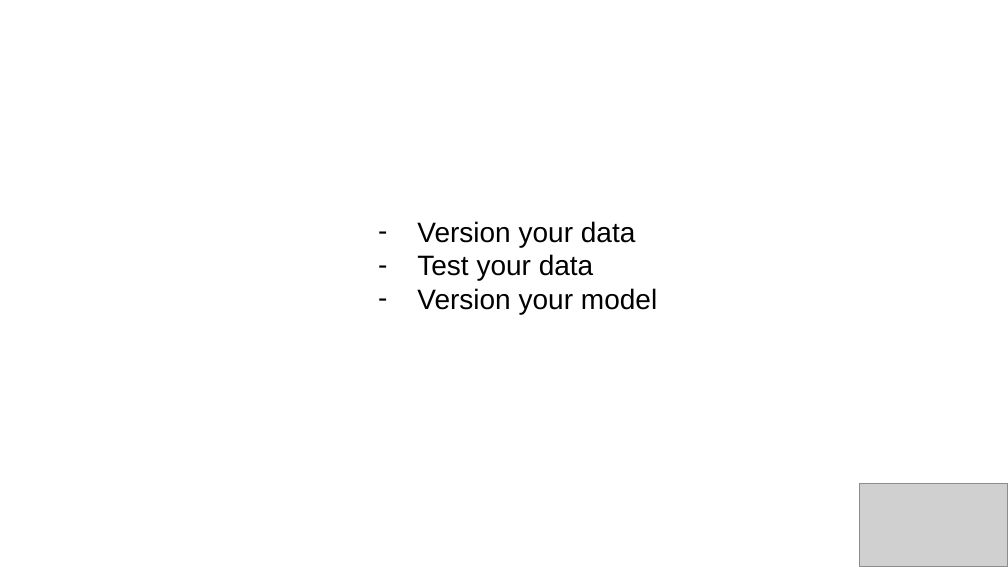
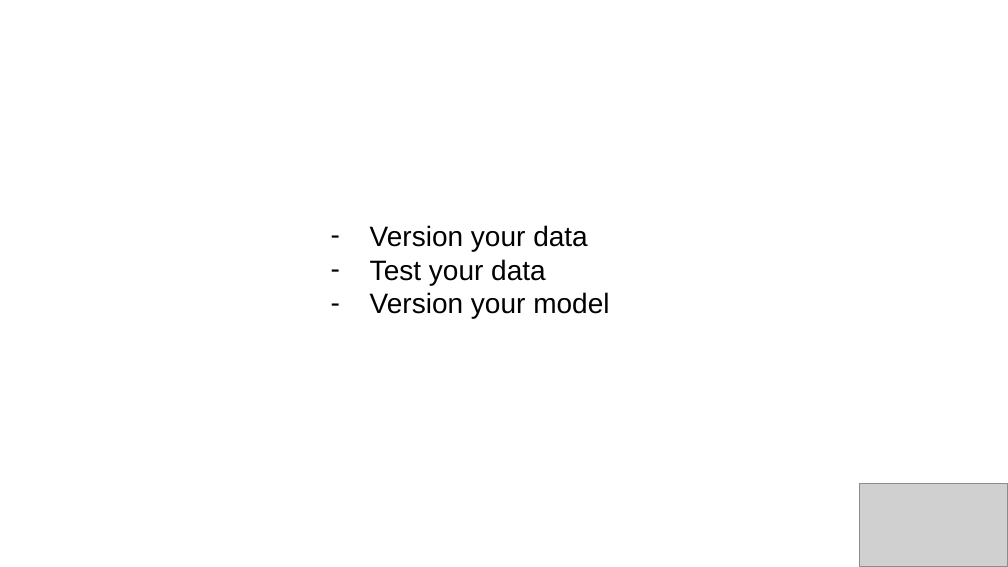
Before and after one commit to NastasiaSaby/industrialise_ml, a slide deck: slide 2 of Industrialise Machine Learning.odp. Drawn at 1008x567 pixels with LibreOffice and Linux fonts; fonts in the diff are those of the drawing; grey boxes stand for pictures. Boxes give left, top, right and bottom in pixels: in the first picture for what was removed or moved away, otherwise in the second. Text is boxed around its words. In the diff, an @@ line names an element or a change of style, - is before the commit and + after.

Commit message:
Update slides

```diff
--- a/Industrialise Machine Learning.odp
+++ b/Industrialise Machine Learning.odp
@@ text "Version your data": place and size @@
-text "Version your data" at box(417, 221, 657, 314)
+text "Version your data" at box(370, 225, 609, 318)
```
Also in this commit, not shown: 3 slides added.
